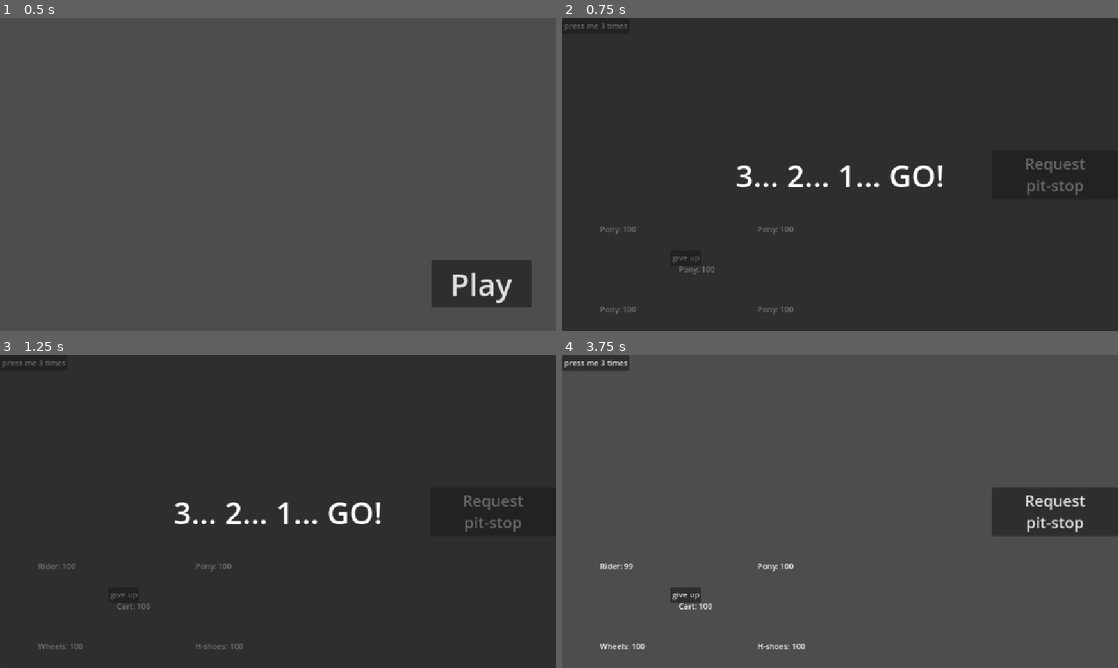
Above: before the commit, frames 1-4 (two rows, left to right).
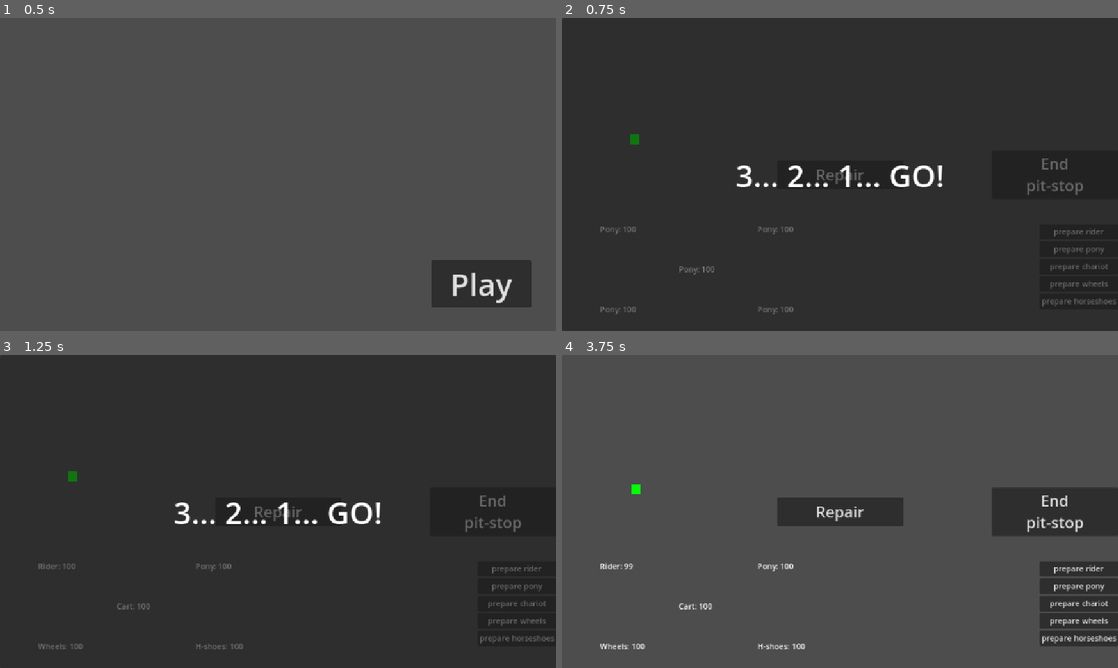
Above: after the commit, the same moments.

Repository: gams-n-such/GMTK2025
Game: Godot game, scene res://MainMenu/main_menu.tscn
The game is run twice, just before and just after one commit, with the same random seed, the same clock (stepped at 60 frames per second) and the same inputs.
Inputs (mouse positions are in pixels of both pictures, inside the frame that each line leads up to):
- Up to frame 1 (0.5 s): no input
- Up to frame 2 (0.75 s): click "Play" at 0.5 s
- Up to frame 3 (1.25 s): no input
- Up to frame 4 (3.75 s): click (595, 361) at 1.25 s, where only the run before the commit has a clickable "press me 3 times"; click (684, 596) at 2 s, where only the run before the commit has a clickable "give up"; click (1079, 567) at 2.75 s, where only the run after the commit has a clickable "prepare rider"; click (1079, 586) at 3.5 s, where only the run after the commit has a clickable "prepare pony"

Frame 1 is identical in both runs. In frame 2, 0.7% of the frame differs, in the area x 0-100%, y 1-93%; in frame 3, 0.7%; in frame 4, 6.1%, in the area x 0-100%, y 0-94%.

Commit message:
minor fixes to mini games

Diff:
--- a/Gameplay/Core/game.gd
+++ b/Gameplay/Core/game.gd
@@ -19,7 +19,6 @@
 
 func _ready() -> void:
 	pass # Replace with function body.
-
 
 func _process(delta: float) -> void:
 	message_system.dispatch()
--- a/Gameplay/Core/racer_config.gd
+++ b/Gameplay/Core/racer_config.gd
@@ -2,14 +2,6 @@
 extends Resource
 
 # TODO: move elsewhere?
-enum RACER_PART {
-	RIDER = 0,
-	PONY = 1,
-	CHARIOT = 2,
-	WHEELS = 3,
-	HORSESHOE = 4,
-}
-
 @export var speed : float = 10.0
 @export var limp_speed: float = 1.0
 # NOTE: (PM) use Dictionary
@@ -17,17 +9,17 @@
 #var hp_arr: Array[float] = [100.0, 100.0, 100.0, 100.0, 100.0]
 #@export var hp_decay_speed_arr: Array[float] = [1.0, 1.0, 1.0, 1.0, 1.0]
 
-@export var parts_durability : Dictionary[RACER_PART, float] = {
-	RACER_PART.RIDER: 100.0,
-	RACER_PART.PONY: 100.0,
-	RACER_PART.CHARIOT: 100.0,
-	RACER_PART.WHEELS: 100.0,
-	RACER_PART.HORSESHOE: 100.0,
+@export var parts_durability : Dictionary[Enum.RACER_PART, float] = {
+	Enum.RACER_PART.RIDER: 100.0,
+	Enum.RACER_PART.PONY: 100.0,
+	Enum.RACER_PART.CHARIOT: 100.0,
+	Enum.RACER_PART.WHEELS: 100.0,
+	Enum.RACER_PART.HORSESHOE: 100.0,
 }
-@export var parts_decay_speed : Dictionary[RACER_PART, float] = {
-	RACER_PART.RIDER: 1.0,
-	RACER_PART.PONY: 1.0,
-	RACER_PART.CHARIOT: 1.0,
-	RACER_PART.WHEELS: 1.0,
-	RACER_PART.HORSESHOE: 1.0,
+@export var parts_decay_speed : Dictionary[Enum.RACER_PART, float] = {
+	Enum.RACER_PART.RIDER: 1.0,
+	Enum.RACER_PART.PONY: 1.0,
+	Enum.RACER_PART.CHARIOT: 1.0,
+	Enum.RACER_PART.WHEELS: 1.0,
+	Enum.RACER_PART.HORSESHOE: 1.0,
 }
--- a/Gameplay/Mini Games/mini_game_ui.gd
+++ b/Gameplay/Mini Games/mini_game_ui.gd
@@ -1,14 +1,18 @@
 extends Control
 class_name MiniGameUi
 
-signal game_ended(completed: bool)
+signal game_ended(completed: bool, part: int)
 
-@export var mini_game_scene = preload("res://Gameplay/Mini Games/test_mini_game.tscn")
 var mini_game
+var part: Enum.RACER_PART
 var giveup_btn_pressed := false
 
 func _ready() -> void:
-	mini_game = mini_game_scene.instantiate()
+	pass
+
+func init_game(scene: PackedScene, repair_part: Enum.RACER_PART) -> void:
+	part = repair_part
+	mini_game = scene.instantiate()
 	%SubViewport.add_child(mini_game)
 	mini_game.tree_exiting.connect(on_mini_game_exited_tree)
 
@@ -17,5 +21,5 @@
 	self.queue_free()
 
 func on_mini_game_exited_tree() -> void:
-	game_ended.emit(not giveup_btn_pressed)
+	game_ended.emit(not giveup_btn_pressed, part)
 	self.queue_free()
--- a/Gameplay/Mini Games/mini_game_ui.tscn
+++ b/Gameplay/Mini Games/mini_game_ui.tscn
@@ -4,9 +4,17 @@
 
 [node name="MiniGameUi" type="Control"]
 layout_mode = 3
-anchors_preset = 0
-offset_right = 512.0
-offset_bottom = 512.0
+anchors_preset = 8
+anchor_left = 0.5
+anchor_top = 0.5
+anchor_right = 0.5
+anchor_bottom = 0.5
+offset_left = -256.0
+offset_top = -256.0
+offset_right = 256.0
+offset_bottom = 256.0
+grow_horizontal = 2
+grow_vertical = 2
 script = ExtResource("1_yv5gx")
 
 [node name="SubViewportContainer" type="SubViewportContainer" parent="."]
--- a/Gameplay/Pit/gameplay_ui.gd
+++ b/Gameplay/Pit/gameplay_ui.gd
@@ -1,18 +1,25 @@
 extends Control
 
-
-@export var pause_scene : PackedScene = preload("res://Gameplay/Race/pause_screen.tscn")
-
-#TODO: determine if this should stay as is
-var active_mini_game = preload("res://Gameplay/Mini Games/mini_game_ui.tscn")
+@export var pause_scene = preload("res://Gameplay/Race/pause_screen.tscn")
+var active_mini_game_ui: MiniGameUi = null
 
 func _ready() -> void:
-	self.add_child(active_mini_game.instantiate())
-	self.get_children().back().game_ended.connect(on_game_ended)
-	enter_race_mode()
+	pass
 
-func on_game_ended(completed: bool) -> void:
-	print(completed)
+func start_mini_game(scene: PackedScene, part: Enum.RACER_PART)-> void:
+	%VBoxContainer.set_visible(false)
+	active_mini_game_ui = preload("res://Gameplay/Mini Games/mini_game_ui.tscn").instantiate()
+	active_mini_game_ui.game_ended.connect(on_game_ended)
+	active_mini_game_ui.init_game(scene, part)
+	active_mini_game_ui.set_anchors_preset(Control.PRESET_CENTER)
+	self.add_child(active_mini_game_ui)
+
+func on_game_ended(completed: bool, part: Enum.RACER_PART) -> void:
+	%VBoxContainer.set_visible(true)
+	if completed:
+		print("completed ", Enum.RACER_PART.keys()[part])
+	else:
+		print("gave up ", Enum.RACER_PART.keys()[part])
 
 func _process(delta: float) -> void:
 	pass
--- a/Gameplay/Pit/gameplay_ui.tscn
+++ b/Gameplay/Pit/gameplay_ui.tscn
@@ -1,6 +1,7 @@
-[gd_scene load_steps=3 format=3 uid="uid://dcuu2ev51nk5s"]
+[gd_scene load_steps=4 format=3 uid="uid://dcuu2ev51nk5s"]
 
 [ext_resource type="Script" uid="uid://dovt1wf4h7yvp" path="res://Gameplay/Pit/gameplay_ui.gd" id="1_tnax6"]
+[ext_resource type="Script" uid="uid://df77go78ifwrk" path="res://Gameplay/Pit/start_mini_game_btn.gd" id="2_c7px1"]
 
 [sub_resource type="StyleBoxEmpty" id="StyleBoxEmpty_c7px1"]
 
@@ -88,6 +89,59 @@
 text = "End
 pit-stop"
 
+[node name="VBoxContainer" type="VBoxContainer" parent="."]
+unique_name_in_owner = true
+layout_mode = 1
+anchors_preset = 6
+anchor_left = 1.0
+anchor_top = 0.5
+anchor_right = 1.0
+anchor_bottom = 0.5
+offset_left = -151.0
+offset_top = 104.39
+offset_bottom = 275.39
+grow_horizontal = 0
+grow_vertical = 2
+
+[node name="StartMiniGameBtn" type="Button" parent="VBoxContainer"]
+layout_mode = 2
+text = "prepare rider"
+script = ExtResource("2_c7px1")
+metadata/_custom_type_script = "uid://df77go78ifwrk"
+
+[node name="StartMiniGameBtn2" type="Button" parent="VBoxContainer"]
+layout_mode = 2
+text = "prepare pony"
+script = ExtResource("2_c7px1")
+part = 1
+metadata/_custom_type_script = "uid://df77go78ifwrk"
+
+[node name="StartMiniGameBtn3" type="Button" parent="VBoxContainer"]
+layout_mode = 2
+text = "prepare chariot"
+script = ExtResource("2_c7px1")
+part = 2
+metadata/_custom_type_script = "uid://df77go78ifwrk"
+
+[node name="StartMiniGameBtn4" type="Button" parent="VBoxContainer"]
+layout_mode = 2
+text = "prepare wheels"
+script = ExtResource("2_c7px1")
+part = 3
+metadata/_custom_type_script = "uid://df77go78ifwrk"
+
+[node name="StartMiniGameBtn5" type="Button" parent="VBoxContainer"]
+layout_mode = 2
+text = "prepare horseshoes"
+script = ExtResource("2_c7px1")
+part = 4
+metadata/_custom_type_script = "uid://df77go78ifwrk"
+
 [connection signal="pressed" from="ScreenSelector/RacingScreen/PitStartButton" to="." method="_on_pit_start_button_pressed"]
 [connection signal="pressed" from="ScreenSelector/PitScreen/RepairButton" to="." method="_on_repair_button_pressed"]
 [connection signal="pressed" from="ScreenSelector/PitScreen/PitEndButton" to="." method="_on_pit_end_button_pressed"]
+[connection signal="start_mini_game" from="VBoxContainer/StartMiniGameBtn" to="." method="start_mini_game"]
+[connection signal="start_mini_game" from="VBoxContainer/StartMiniGameBtn2" to="." method="start_mini_game"]
+[connection signal="start_mini_game" from="VBoxContainer/StartMiniGameBtn3" to="." method="start_mini_game"]
+[connection signal="start_mini_game" from="VBoxContainer/StartMiniGameBtn4" to="." method="start_mini_game"]
+[connection signal="start_mini_game" from="VBoxContainer/StartMiniGameBtn5" to="." method="start_mini_game"]
--- /dev/null
+++ b/Gameplay/Pit/start_mini_game_btn.gd
@@ -0,0 +1,13 @@
+extends Button
+class_name StartMiniGameBtn
+
+@export var mini_game: PackedScene = preload("res://Gameplay/Mini Games/test_mini_game.tscn")
+@export var part: Enum.RACER_PART = Enum.RACER_PART.RIDER
+
+signal start_mini_game(mini_game_scene: PackedScene, part: Enum.RACER_PART)
+
+func _ready() -> void:
+	self.button_up.connect(on_pressed)
+
+func on_pressed() -> void:
+	self.start_mini_game.emit(mini_game, part) # Replace with function body.
--- /dev/null
+++ b/Gameplay/Pit/start_mini_game_btn.tscn
@@ -0,0 +1,7 @@
+[gd_scene load_steps=2 format=3 uid="uid://hmklooi2lxpg"]
+
+[ext_resource type="Script" uid="uid://df77go78ifwrk" path="res://Gameplay/Pit/start_mini_game_btn.gd" id="1_sqm6u"]
+
+[node name="StartMiniGameBtn" type="Button"]
+text = "Test game"
+script = ExtResource("1_sqm6u")
--- a/Gameplay/Race/racer.gd
+++ b/Gameplay/Race/racer.gd
@@ -38,8 +38,8 @@
 
 #region Parts
 
-var _cached_parts : Dictionary[RacerConfig.RACER_PART, RacerPart]
-var all_parts : Dictionary[RacerConfig.RACER_PART, RacerPart]:
+var _cached_parts : Dictionary[Enum.RACER_PART, RacerPart]
+var all_parts : Dictionary[Enum.RACER_PART, RacerPart]:
 	get:
 		return _cached_parts
 
@@ -53,7 +53,7 @@
 		part.durability.add_instant(part.durability.max_value)
 		_cached_parts.set(part.type, part)
 
-func get_part(type: RacerConfig.RACER_PART) -> RacerPart:
+func get_part(type: Enum.RACER_PART) -> RacerPart:
 	return all_parts[type]
 
 #endregion
--- a/Gameplay/Racer/Status/racer_part_status.gd
+++ b/Gameplay/Racer/Status/racer_part_status.gd
@@ -1,7 +1,7 @@
 class_name RacerPartStatusControl
 extends Control
 
-@export var part_type : RacerConfig.RACER_PART
+@export var part_type : Enum.RACER_PART
 
 var racer : Racer:
 	get:
@@ -36,12 +36,12 @@
 func _on_part_durability_changed(part: RacerPart, new_value: float) -> void:
 	update_visuals()
 
-var part_names : Dictionary[RacerConfig.RACER_PART, String] = {
-	RacerConfig.RACER_PART.RIDER: "Rider",
-	RacerConfig.RACER_PART.PONY: "Pony",
-	RacerConfig.RACER_PART.CHARIOT: "Cart",
-	RacerConfig.RACER_PART.WHEELS: "Wheels",
-	RacerConfig.RACER_PART.HORSESHOE: "H-shoes",
+var part_names : Dictionary[Enum.RACER_PART, String] = {
+	Enum.RACER_PART.RIDER: "Rider",
+	Enum.RACER_PART.PONY: "Pony",
+	Enum.RACER_PART.CHARIOT: "Cart",
+	Enum.RACER_PART.WHEELS: "Wheels",
+	Enum.RACER_PART.HORSESHOE: "H-shoes",
 }
 
 func update_visuals() -> void:
--- a/Gameplay/Racer/racer_part.gd
+++ b/Gameplay/Racer/racer_part.gd
@@ -1,7 +1,7 @@
 class_name RacerPart
 extends Node
 
-@export var type : RacerConfig.RACER_PART
+@export var type : Enum.RACER_PART
 
 var durability : Attribute:
 	get:
--- /dev/null
+++ b/enum.gd
@@ -0,0 +1,9 @@
+extends Node
+
+enum RACER_PART {
+	RIDER = 0,
+	PONY = 1,
+	CHARIOT = 2,
+	WHEELS = 3,
+	HORSESHOE = 4,
+}
--- a/project.godot
+++ b/project.godot
@@ -24,6 +24,7 @@
 [autoload]
 
 Game="*res://Gameplay/Core/game.tscn"
+Enum="*res://enum.gd"
 
 [display]
 
Not shown, added: Gameplay/Pit/start_mini_game_btn.gd.uid
Not shown, added: enum.gd.uid
